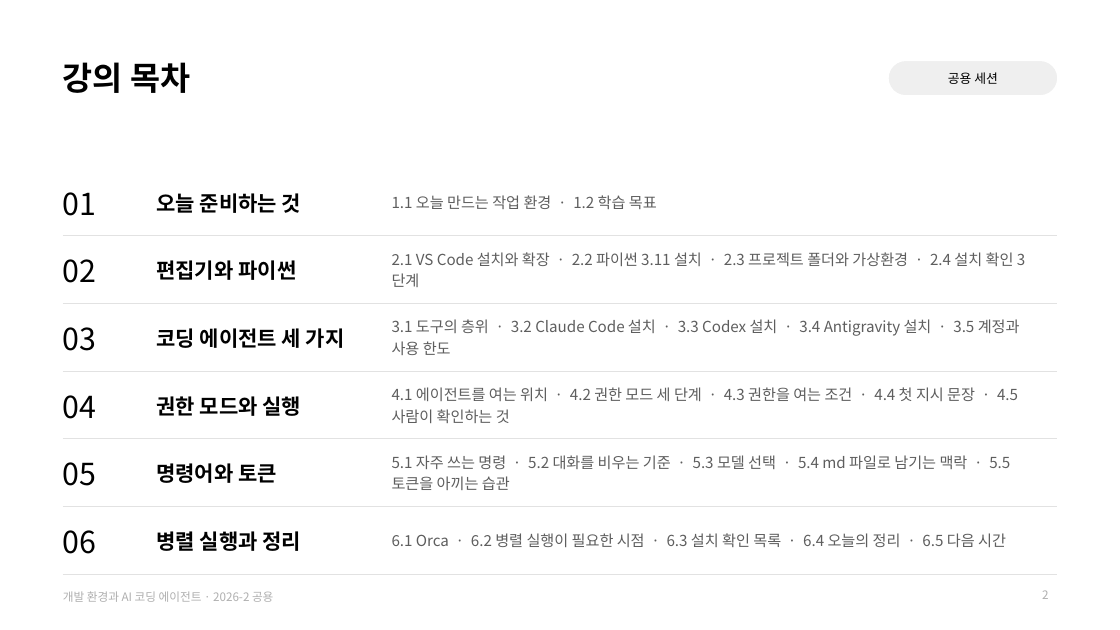
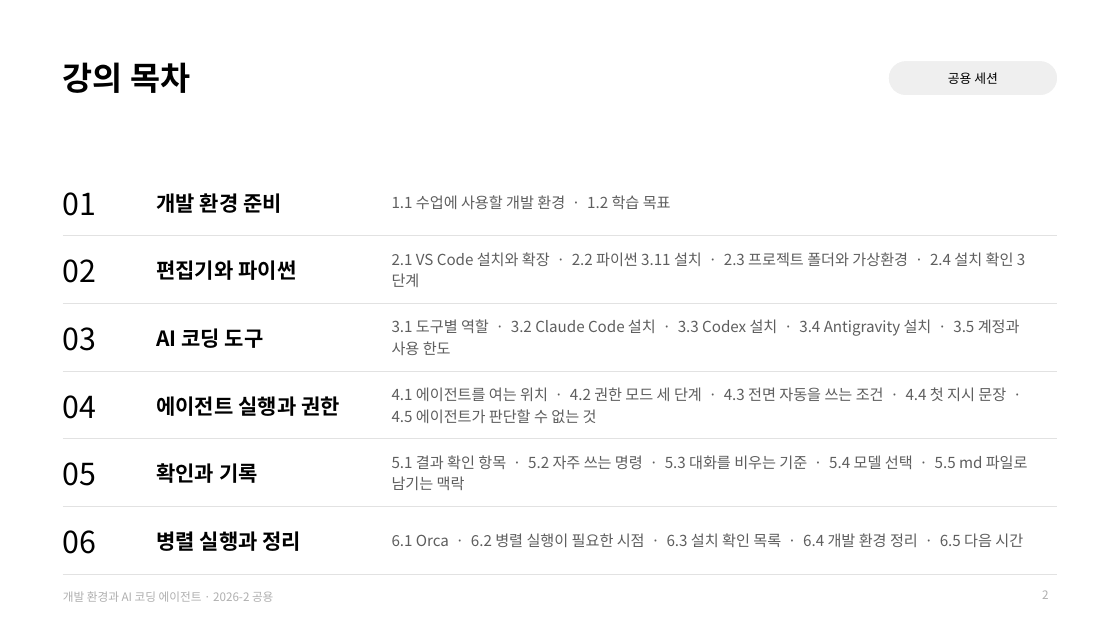
Before and after one commit to jihoyeo/smart-transport-logistics, a slide deck: slide 2 of slides/common/dev_env.pptx. Drawn at 1120x630 pixels with LibreOffice and Linux fonts; fonts in the diff are those of the drawing. Boxes give left, top, right and bottom in pixels: in the first picture for what was removed or moved away, otherwise in the second. Text is boxed around its words. In the diff, an @@ line names an element or a change of style, - is before the commit and + after.

```diff
--- a/slides/common/dev_env.pptx
+++ b/slides/common/dev_env.pptx
@@ table at <box>63,168,1057,574</box> @@
-row 1, column 2: 오늘 준비하는 것
+row 1, column 2: 개발 환경 준비
-row 1, column 3: 1.1 오늘 만드는 작업 환경 · 1.2 학습 목표
+row 1, column 3: 1.1 수업에 사용할 개발 환경 · 1.2 학습 목표
-row 3, column 2: 코딩 에이전트 세 가지
+row 3, column 2: AI 코딩 도구
-row 3, column 3: 3.1 도구의 층위 · 3.2 Claude Code 설치 · 3.3 Codex 설치 · 3.4 Antigravity 설치 · 3.5 계정과 사용 한도
+row 3, column 3: 3.1 도구별 역할 · 3.2 Claude Code 설치 · 3.3 Codex 설치 · 3.4 Antigravity 설치 · 3.5 계정과 사용 한도
-row 4, column 2: 권한 모드와 실행
+row 4, column 2: 에이전트 실행과 권한
-row 4, column 3: 4.1 에이전트를 여는 위치 · 4.2 권한 모드 세 단계 · 4.3 권한을 여는 조건 · 4.4 첫 지시 문장 · 4.5 사람이 확인하는 것
+row 4, column 3: 4.1 에이전트를 여는 위치 · 4.2 권한 모드 세 단계 · 4.3 전면 자동을 쓰는 조건 · 4.4 첫 지시 문장 · 4.5 에이전트가 판단할 수 없는 것
-row 5, column 2: 명령어와 토큰
+row 5, column 2: 확인과 기록
-row 5, column 3: 5.1 자주 쓰는 명령 · 5.2 대화를 비우는 기준 · 5.3 모델 선택 · 5.4 md 파일로 남기는 맥락 · 5.5 토큰을 아끼는 습관
+row 5, column 3: 5.1 결과 확인 항목 · 5.2 자주 쓰는 명령 · 5.3 대화를 비우는 기준 · 5.4 모델 선택 · 5.5 md 파일로 남기는 맥락
-row 6, column 3: 6.1 Orca · 6.2 병렬 실행이 필요한 시점 · 6.3 설치 확인 목록 · 6.4 오늘의 정리 · 6.5 다음 시간
+row 6, column 3: 6.1 Orca · 6.2 병렬 실행이 필요한 시점 · 6.3 설치 확인 목록 · 6.4 개발 환경 정리 · 6.5 다음 시간
```
Also in this commit, not shown: 32 other slides changed, 9 other files.
